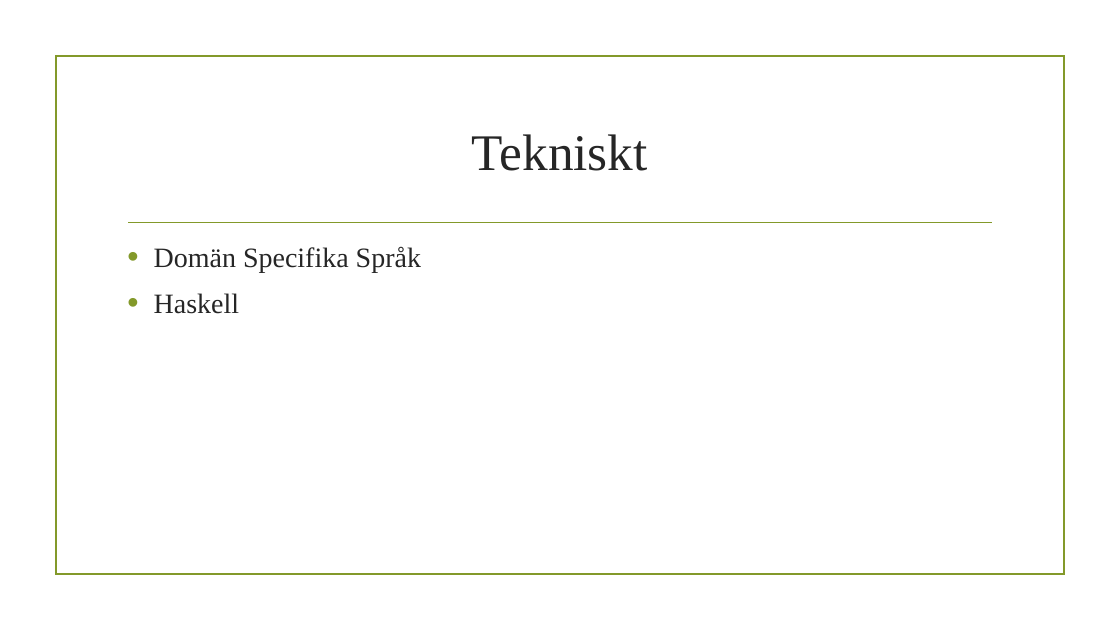
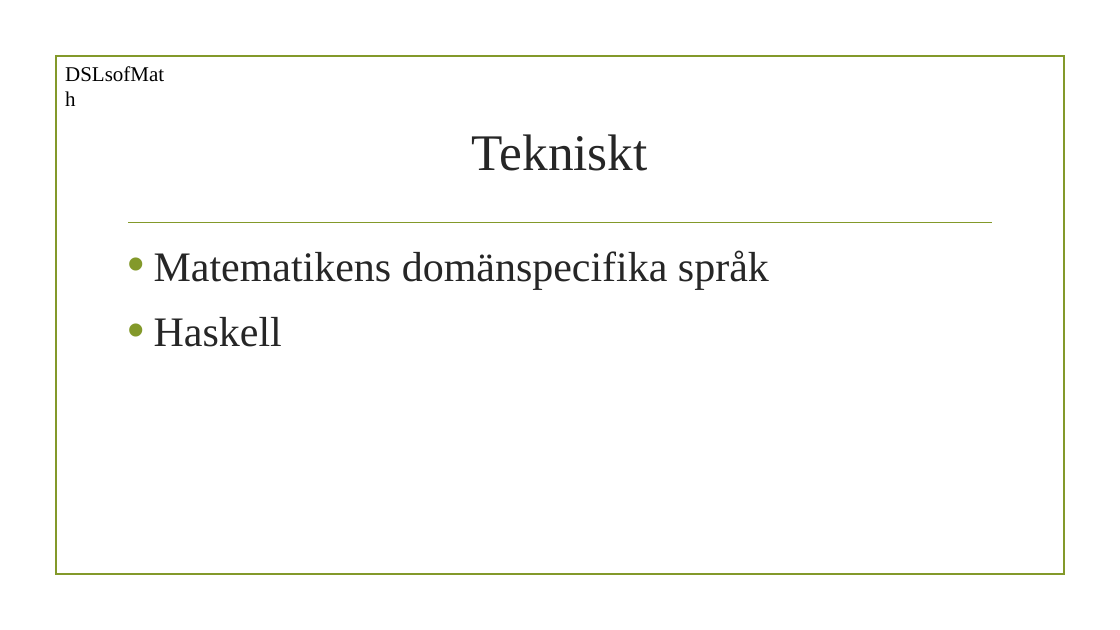
Before and after one commit to DSLsofMath/BScProj2016, a slide deck: slide 10 of Dokument/Halvtidspresentation/DSLsofMath.pptx (slide 8 before the commit). Drawn at 1120x630 pixels with LibreOffice and Linux fonts; fonts in the diff are those of the drawing; background and template pictures are left out. Boxes give left, top, right and bottom in pixels: in the first picture for what was removed or moved away, otherwise in the second. Text is boxed around its words. In the diff, an @@ line names an element or a change of style, - is before the commit and + after.

```diff
--- a/Dokument/Halvtidspresentation/DSLsofMath.pptx
+++ b/Dokument/Halvtidspresentation/DSLsofMath.pptx
@@ text added at (57, 56, 181, 90), 18 pt, text #000000 @@
+DSLsofMath
@@ text at (154, 250, 769, 289): text changed; size 24 to 36 pt @@
-• Domän Specifika Språk
+• Matematikens domänspecifika språk
@@ text at (154, 317, 282, 347): size 24 to 36 pt in "Haskell"; more space between paragraphs @@
```
Also in this commit, not shown: 8 other slides changed, 3 slides added, 1 slide removed, 2 other files.
